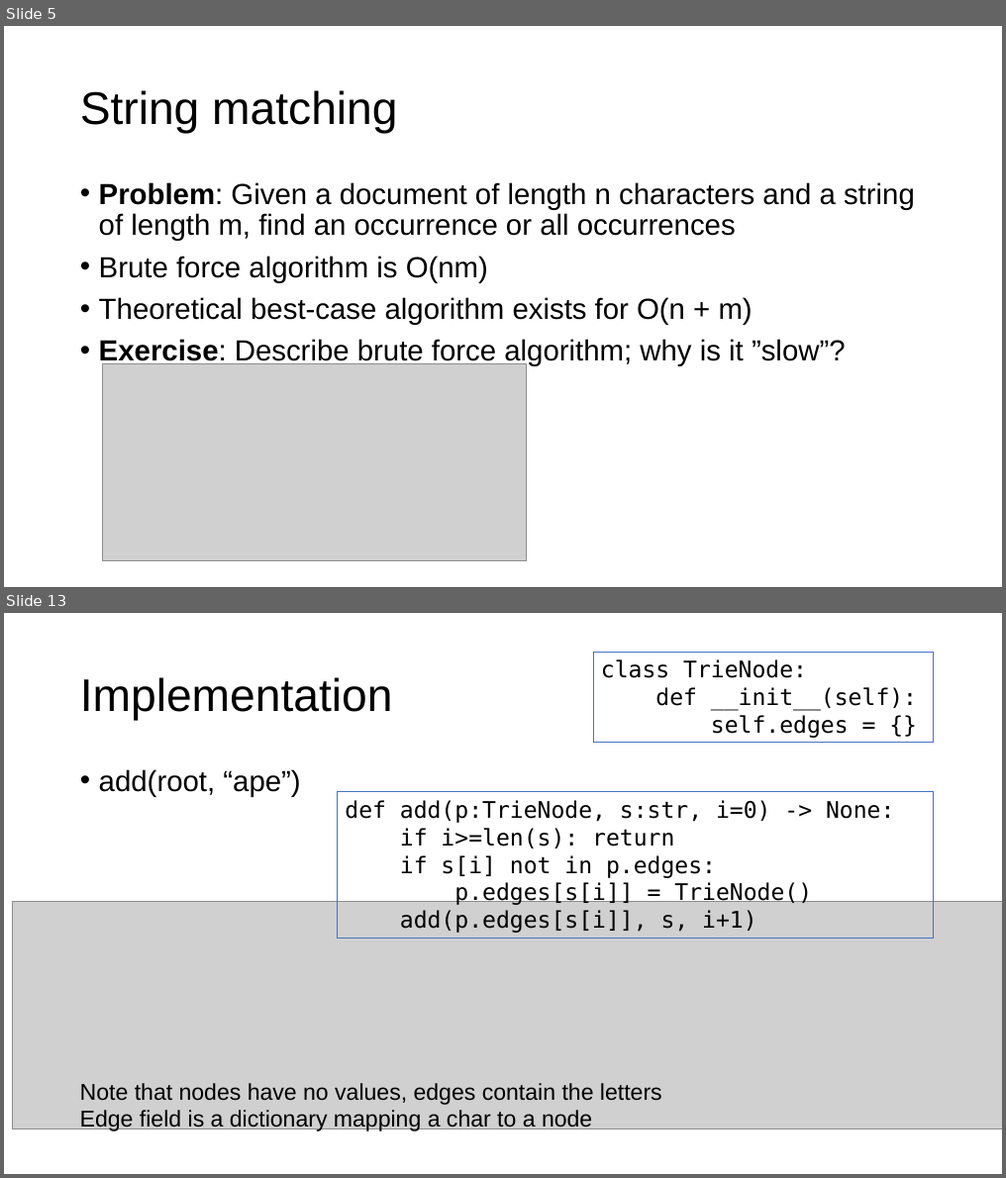
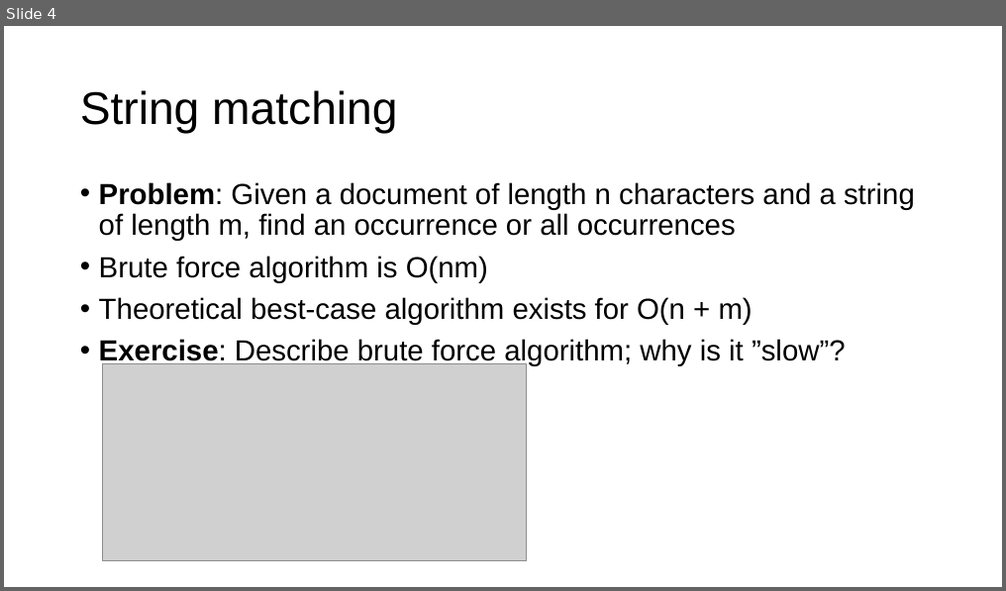
Before and after one commit to USFCA-MSDS/msds689, a slide deck: notes/searching.pptx. Shown one above the other, each under a label of ours: slides 5 and 13 before the commit, slide 4 after it; the slides between them are not shown. The pictures are 1006x1178 and 1006x591 pixels, drawn with LibreOffice and Linux fonts; fonts in the diff are those of the drawing; grey boxes stand for pictures; background and template pictures are left out. Boxes give left, top, right and bottom in pixels: in the first picture for what was removed or moved away, otherwise in the second. Text is boxed around its words. In the diff, an @@ line names an element or a change of style, - is before the commit and + after.

```diff
--- a/notes/searching.pptx
+++ b/notes/searching.pptx
@@ slide 13 removed at (x1=4, y1=613, x2=1002, y2=1174), background #FFFFFF @@
@@ rectangle removed at (x1=594, y1=652, x2=934, y2=743) @@
-class TrieNode:
-def __init__(self):
-self.edges = {}
@@ title removed at (x1=80, y1=677, x2=393, y2=721) @@
-Implementation
@@ text removed at (x1=99, y1=769, x2=300, y2=797) @@
-• add(root, “ape”)
@@ rectangle removed at (x1=338, y1=792, x2=934, y2=938) @@
-def add(p:TrieNode, s:str, i=0) -> None:
-if i>=len(s): return
-if s[i] not in p.edges:
-p.edges[s[i]] = TrieNode()
-add(p.edges[s[i]], s, i+1)
@@ picture removed at (x1=12, y1=902, x2=1002, y2=1130) @@
@@ text removed at (x1=80, y1=1083, x2=662, y2=1133) @@
-Note that nodes have no values, edges contain the letters
-Edge field is a dictionary mapping a char to a node
@@ what was slide 5 is now slide 4 @@
```
Also in this commit, not shown: 18 other slides removed, 1 other file.
